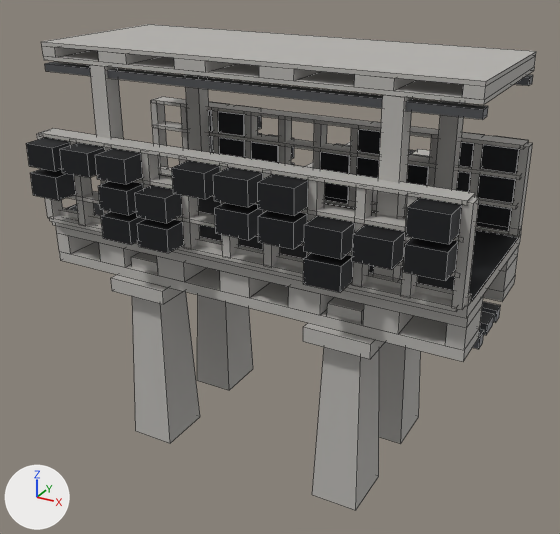
What one commit did to the FBX model Assets/_Project/04.Art/02.Models/Megastructure/SM_Mega_Junction.fbx.
Before and after are seen from a 50 mm lens placed at (67.8, -122.8, 84.5), pointed at (-7.5, 14.0, 16.1). Lighting does not change. The marker at lower left points along +X, +Y and +Z. The picture after the commit comes second. Mesh edges are drawn as thin lines. Where no turn or scale is listed for an object, it has been applied to the vertices. Vertices at exactly the same position are counted once.

The first picture shows 'SM_Mega_Junction'.
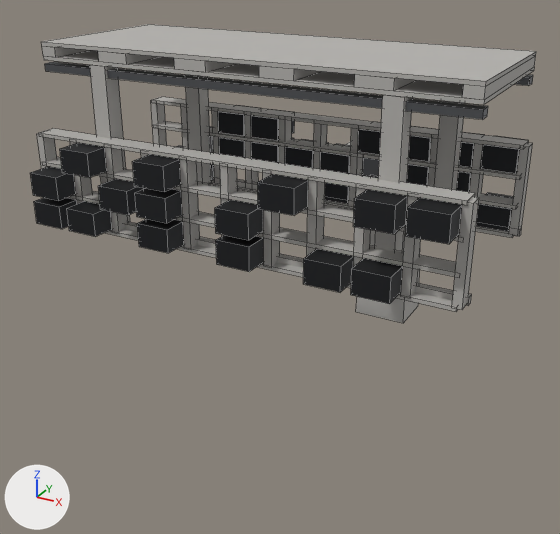
Where the change shows, as pixel boxes [x1, y1, x2, y2] in the pictures (560 x 534 px; the box of a moved part takes in the faces that stretch with it):
'SM_Mega_Junction', reshaped (38% shorter): before [26, 24, 536, 510]; after [30, 24, 536, 323]
part 1 of me_sm_mega_junction, moved or reshaped: before [26, 137, 70, 171]; after [34, 197, 77, 229]
part 2 of me_sm_mega_junction, moved or reshaped: before [101, 211, 145, 245]; after [67, 201, 112, 237]
part 3 of me_sm_mega_junction, moved or reshaped: before [213, 167, 263, 207]; after [216, 235, 264, 272]
part 4 of me_sm_mega_junction, moved or reshaped: before [352, 224, 405, 270]; after [351, 258, 403, 304]
part 5 of me_sm_mega_junction, moved or reshaped: before [172, 160, 220, 199]; after [132, 154, 181, 192]
part 6 of me_sm_mega_junction, moved or reshaped: before [304, 216, 355, 259]; after [353, 189, 408, 234]
part 7 of me_sm_mega_junction, moved or reshaped (not visible afterwards): before [186, 102, 230, 131]
part 8 of me_sm_mega_junction, moved or reshaped (not visible before): after [210, 164, 214, 181]
part 9 of me_sm_mega_junction, moved or reshaped (mostly hidden afterwards): before [357, 157, 379, 178]; after [370, 175, 378, 178]
part 10 of me_sm_mega_junction, moved or reshaped (not visible afterwards): before [478, 174, 516, 203]
part 11 of me_sm_mega_junction, added: after [285, 139, 329, 168]
part 12 of me_sm_mega_junction, added: after [251, 109, 295, 140]
part 13 of me_sm_mega_junction, added: after [409, 126, 439, 161]
part 14 of me_sm_mega_junction, deleted: before [52, 148, 521, 510]

What the commit changed:
me_sm_mega_junction is used by ob_sm_mega_junction; location (0.0, 0.0, 0.0).
me_sm_mega_junction had 1184 vertices, 906 faces and spanned x -42.0..42.0, y -23.2..69.0, z -14.0..65.2.
me_sm_mega_junction now has 952 vertices, 720 faces and spans x -42.0..42.0, y -23.2..69.0, z -14.0..65.2.
me_sm_mega_junction part 1: the loose piece of 8 vertices spanning x -39.9..-33.5, y -23.2..-15.7, z 43.8..48.2 is moved by (0.0, 0.0, -11.2).
me_sm_mega_junction part 2: the loose piece of 8 vertices spanning x -23.6..-17.2, y -23.2..-15.7, z 32.6..37.0 is moved by (-8.2, 0.0, 0.0).
me_sm_mega_junction part 3: the loose piece of 8 vertices spanning x 0.9..7.3, y -23.2..-15.7, z 43.8..48.2 is moved by (0.0, 0.0, -11.2).
me_sm_mega_junction part 4: the loose piece of 8 vertices spanning x 25.4..31.8, y -23.2..-15.7, z 38.2..42.6 is moved by (0.0, 0.0, -5.6).
me_sm_mega_junction part 5: the loose piece of 8 vertices spanning x -7.3..-0.9, y -23.2..-15.7, z 43.8..48.2 is moved by (-8.2, 0.0, 0.0).
me_sm_mega_junction part 6: the loose piece of 8 vertices spanning x 17.2..23.6, y -23.2..-15.7, z 38.2..42.6 is moved by (8.2, 0.0, 5.6).
me_sm_mega_junction part 7: the loose piece of 8 vertices spanning x -31.8..-25.4, y 15.8..23.3, z 43.8..48.2 is moved by (-8.2, 0.0, -11.2).
me_sm_mega_junction part 8: the loose piece of 8 vertices spanning x -15.4..-9.0, y 15.8..23.3, z 32.6..37.0 is moved by (-16.3, 0.0, 0.0).
me_sm_mega_junction part 9: the loose piece of 8 vertices spanning x 9.0..15.4, y 15.8..23.3, z 38.2..42.6 is moved by (0.0, 0.0, -5.6).
me_sm_mega_junction part 10: the loose piece of 8 vertices spanning x 33.5..39.9, y 15.8..23.3, z 38.2..42.6 is moved by (-16.3, 0.0, -5.6).
me_sm_mega_junction part 11: a new loose piece, a box spanning x -7.3..-0.9, y 15.8..23.3, z 38.2..42.6, in mat_m_mega_dark (dark grey #3e3f42).
me_sm_mega_junction part 12: a new loose piece, a box spanning x -15.4..-9.0, y 15.8..23.3, z 43.8..48.2, in mat_m_mega_dark (dark grey #3e3f42).
me_sm_mega_junction part 13: a new loose piece, a box spanning x 17.2..23.6, y 15.8..23.3, z 43.8..48.2, in mat_m_mega_dark (dark grey #3e3f42).
me_sm_mega_junction part 14: 33 loose pieces with 296 vertices, spanning x -42.0..42.0, y -23.2..18.3, z -14.0..48.2, are deleted.
Other edits to the shape of me_sm_mega_junction do not show in these pictures.
